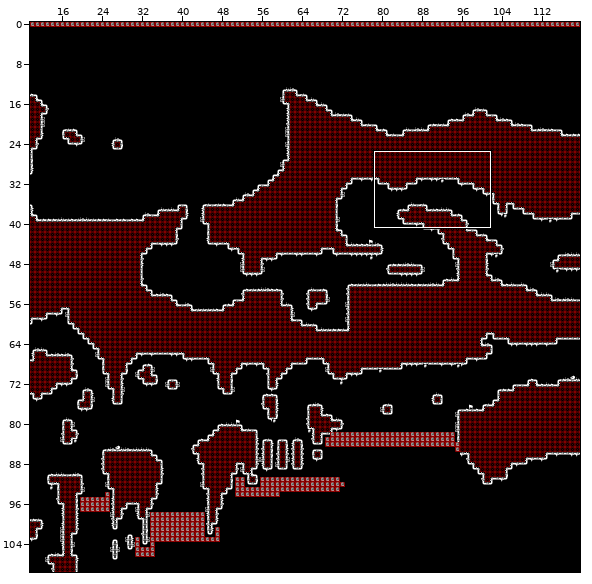
Two versions of a level (Tiled map, res/World_1.tmx). The picture above shows the old version from afar; the outline marks the close-up.
Close-up. Old version:
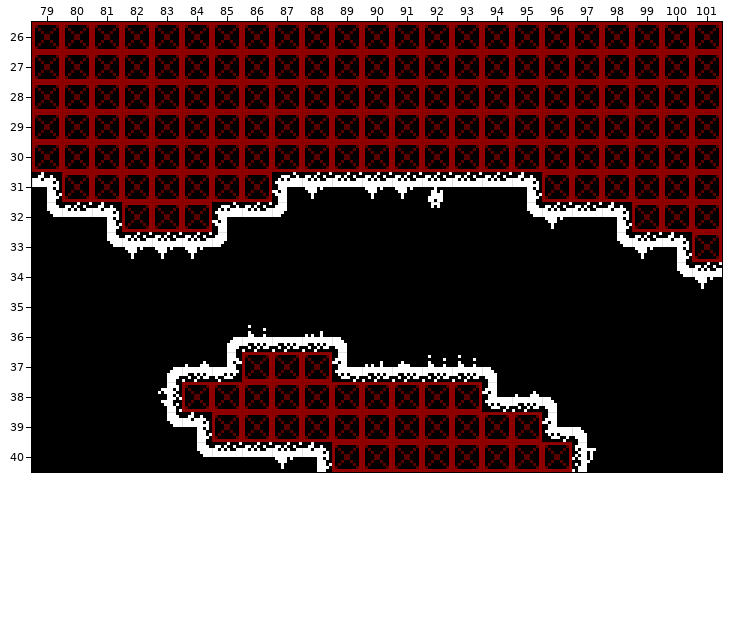
Cells are 10x10 px. Shown: x 79..101, y 26..40.
Now the later version:
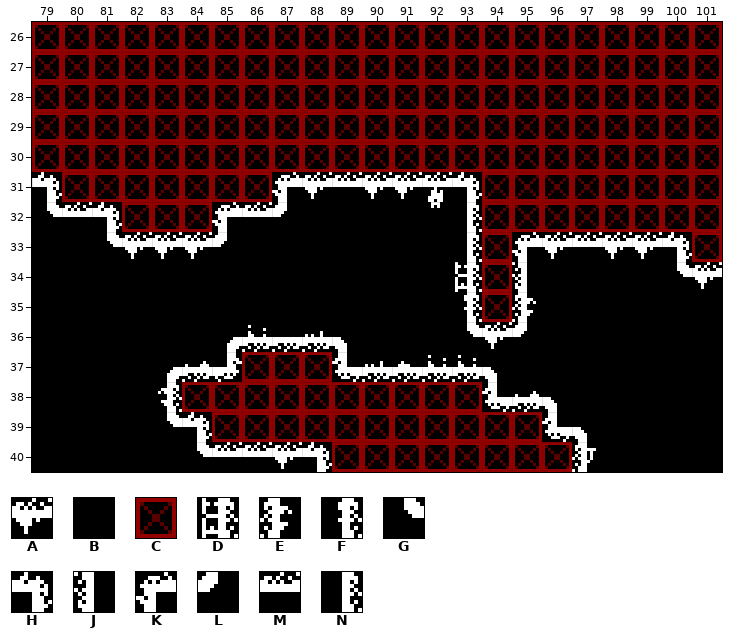
Key: from "Cave": A 194, B 199, C 200, D 203, E 205, F 208, G 212, H 213, J 215, K 218, L 219, M 221, N 222.
_ is an empty cell.
From old to new:
Layer "Tile Layer 1":
y 31: x 93..95 MMH -> HCC
y 32: x 93..98 BBGAMH -> NCCCCC
y 33: x 93..98 BBBBBG -> NCKAMA
y 34: x 93..95 BBB -> DCJ
y 35: x 93..95 BBB -> FCE
y 36: x 93..95 BBB -> GAL
Pixel boxes of the changes (left, top, right, bottom) in both close-ups:
changed: (455, 172, 632, 349)
